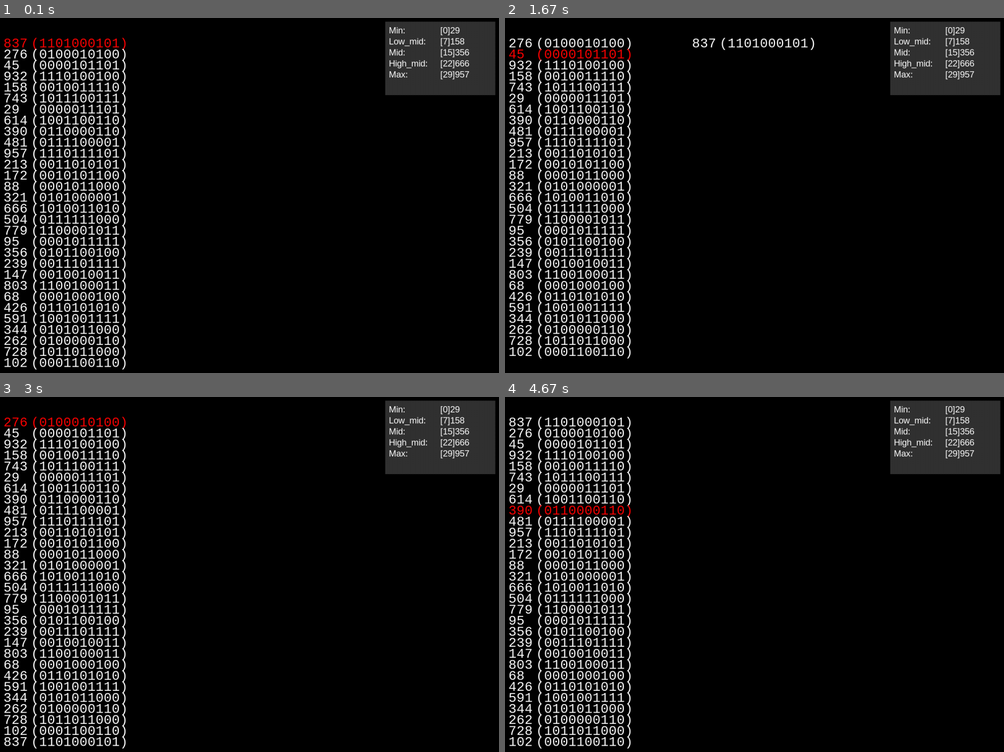
Above: before the commit, frames 1-4 (two rows, left to right).
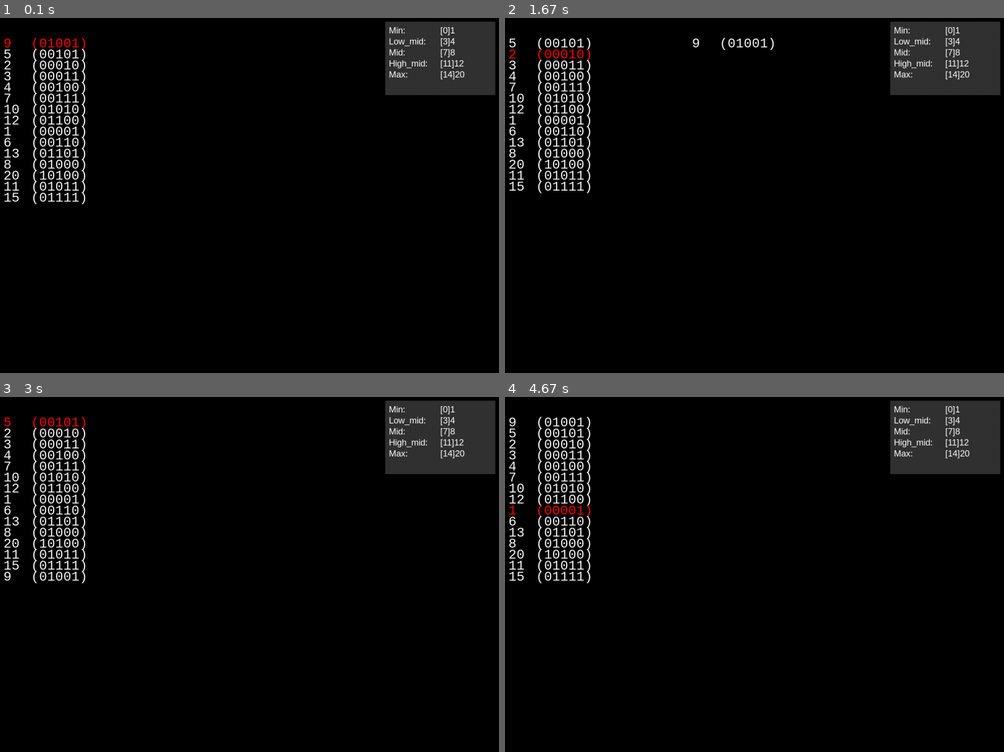
Above: after the commit, the same moments.

Repository: Wassaaa/push_swap
Game: pygame game, started from radix_sort_game/pygamestacks.py
The game is run twice, just before and just after one commit, with the same random seed, the same clock (stepped at 60 frames per second) and the same inputs.
Inputs (mouse positions are in pixels of both pictures, inside the frame that each line leads up to):
- Up to frame 1 (0.1 s): no input
- Up to frame 2 (1.67 s): hold Right 0.33-0.8 s; tap D at 0.83 s; click (549, 53) at 1.22 s, where only the run after the commit has a clickable "2"; hold Up from 1.5 s (still down)
- Up to frame 3 (3 s): release Up at 1.97 s; tap A at 2 s; click (44, 432) at 2.38 s, where only the run after the commit has a clickable "5"; tap W at 2.67 s
- Up to frame 4 (4.67 s): click (549, 443) at 3.05 s, where only the run after the commit has a clickable "3"; click (549, 510) at 3.38 s, where only the run after the commit has a clickable "6"; tap Page Down at 3.67 s; click (549, 421) at 4.05 s, where only the run after the commit has a clickable "9"; click (549, 510) at 4.38 s, where only the run after the commit has a clickable "1"

The runs differ from the first frame. In frame 1, 7.8% of the frame differs, in the area x 0-95%, y 2-100%; in frame 2, 7.8%; in frame 3, 7.8%; in frame 4, 7.8%.

Commit message:
rotations efficiency

Diff:
--- a/radix_sort_game/pygamestacks.py
+++ b/radix_sort_game/pygamestacks.py
@@ -168,8 +168,8 @@
 
     num_count = 25 #int(input("Enter the number of random numbers to generate (up to 10): "))
     #numbers = [random.randint(1, 99) for _ in range(min(num_count, 50))]
-    numbers = [837, 276, 45, 932, 158, 743, 29, 614, 390, 481, 957, 213, 172, 88, 321, 666, 504, 779, 95, 356, 239, 147, 803, 68, 426, 591, 344, 262, 728, 102]
-    #numbers = [5, 2, 3, 4, 1]
+    #numbers = [837, 276, 45, 932, 158, 743, 29, 614, 390, 481, 957, 213, 172, 88, 321, 666, 504, 779, 95, 356, 239, 147, 803, 68, 426, 591, 344, 262, 728, 102]
+    numbers = [9, 5, 2, 3, 4, 7, 10, 12, 1, 6, 13, 8, 20, 11, 15]
     numbers = numbers[::-1]
     sorted_stack = sorted(numbers)
     info = Info(numbers)
Not shown, changed: Makefile
Not shown, changed: includes/push_swap.h
Not shown, changed: main.c
Not shown, added: src/possible_rotations.c
